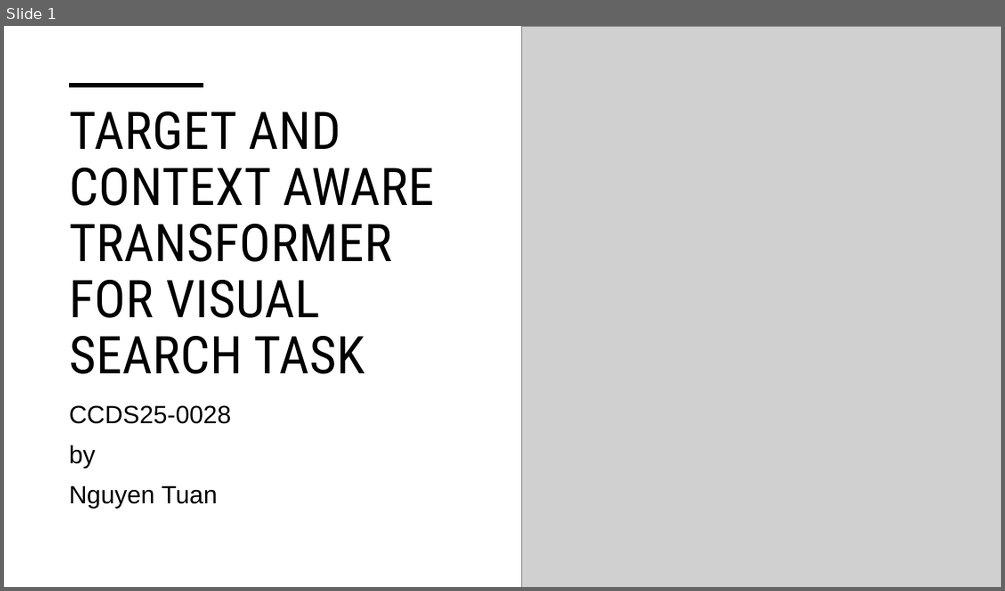
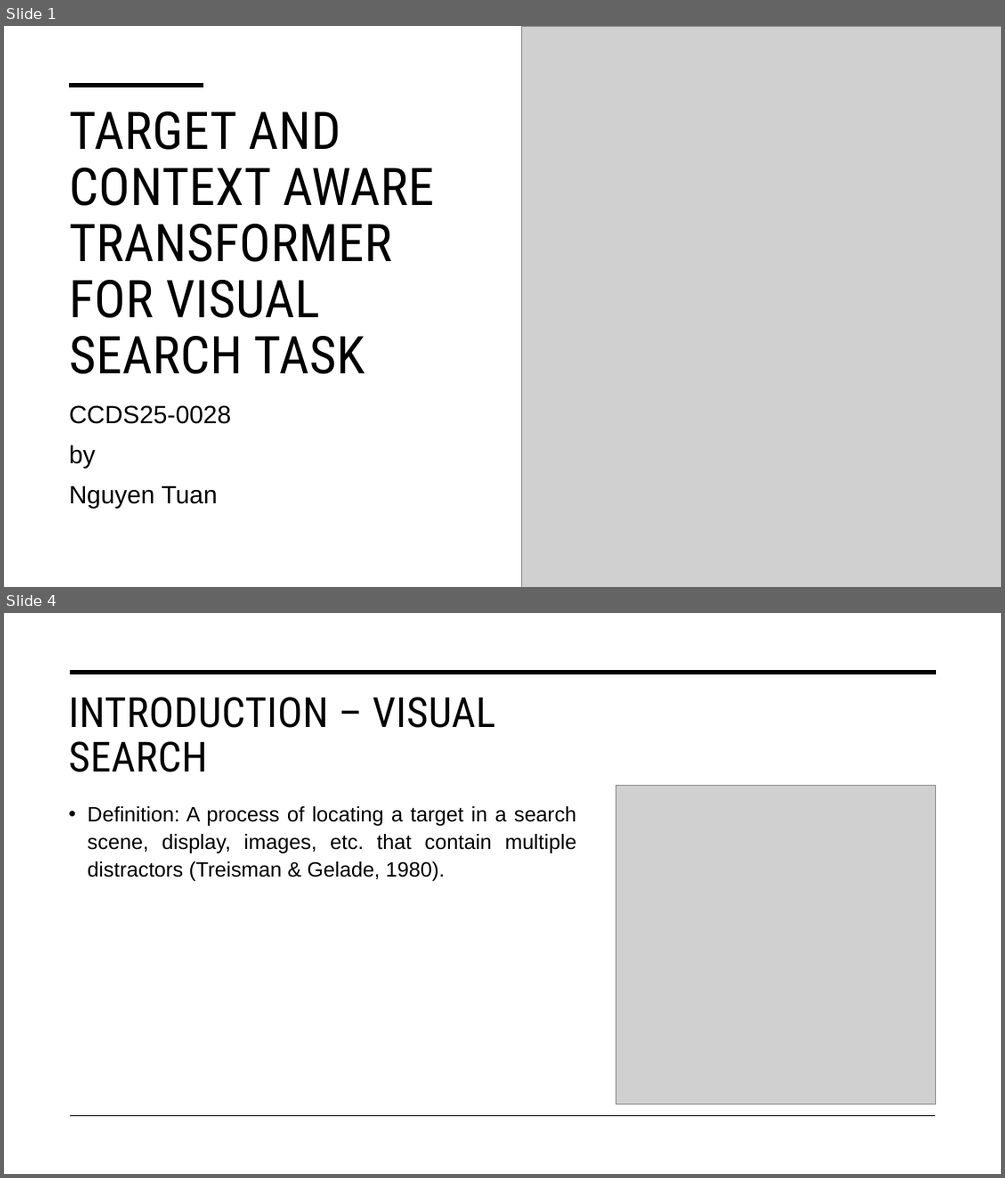
Before and after one commit to tuanisworkingonsomeprojects/TCT-visual-search, a slide deck: Presentation/FYP_NguyenTuan_Presentation.pptx. Shown one above the other, each under a label of ours: slide 1 before the commit, slides 1 and 4 after it; the slides between them are not shown. The pictures are 1005x591 and 1005x1178 pixels, drawn with LibreOffice and Linux fonts; fonts in the diff are those of the drawing; grey boxes stand for pictures. Boxes give left, top, right and bottom in pixels: in the first picture for what was removed or moved away, otherwise in the second. Text is boxed around its words. In the diff, an @@ line names an element or a change of style, - is before the commit and + after.

```diff
--- a/Presentation/FYP_NguyenTuan_Presentation.pptx
+++ b/Presentation/FYP_NguyenTuan_Presentation.pptx
@@ slide 4 added at (4, 613, 1001, 1174), background #FFFFFF @@
@@ line added from (70, 672) to (936, 672), #000000 3.5 pt @@
@@ title added at (69, 697, 495, 772), 40 pt, text #000000 @@
+INTRODUCTION – VISUAL SEARCH
@@ picture added at (616, 785, 936, 1104) @@
@@ text added at (88, 806, 576, 881), 20 pt, text #000000 @@
+• Definition: A process of locating a target in a search scene, display, images, etc. that contain multiple distractors (Treisman & Gelade, 1980).
@@ line added from (70, 1116) to (936, 1116), #000000 1 pt @@
```
Also in this commit, not shown: 2 other slides added, 1 slide removed.
